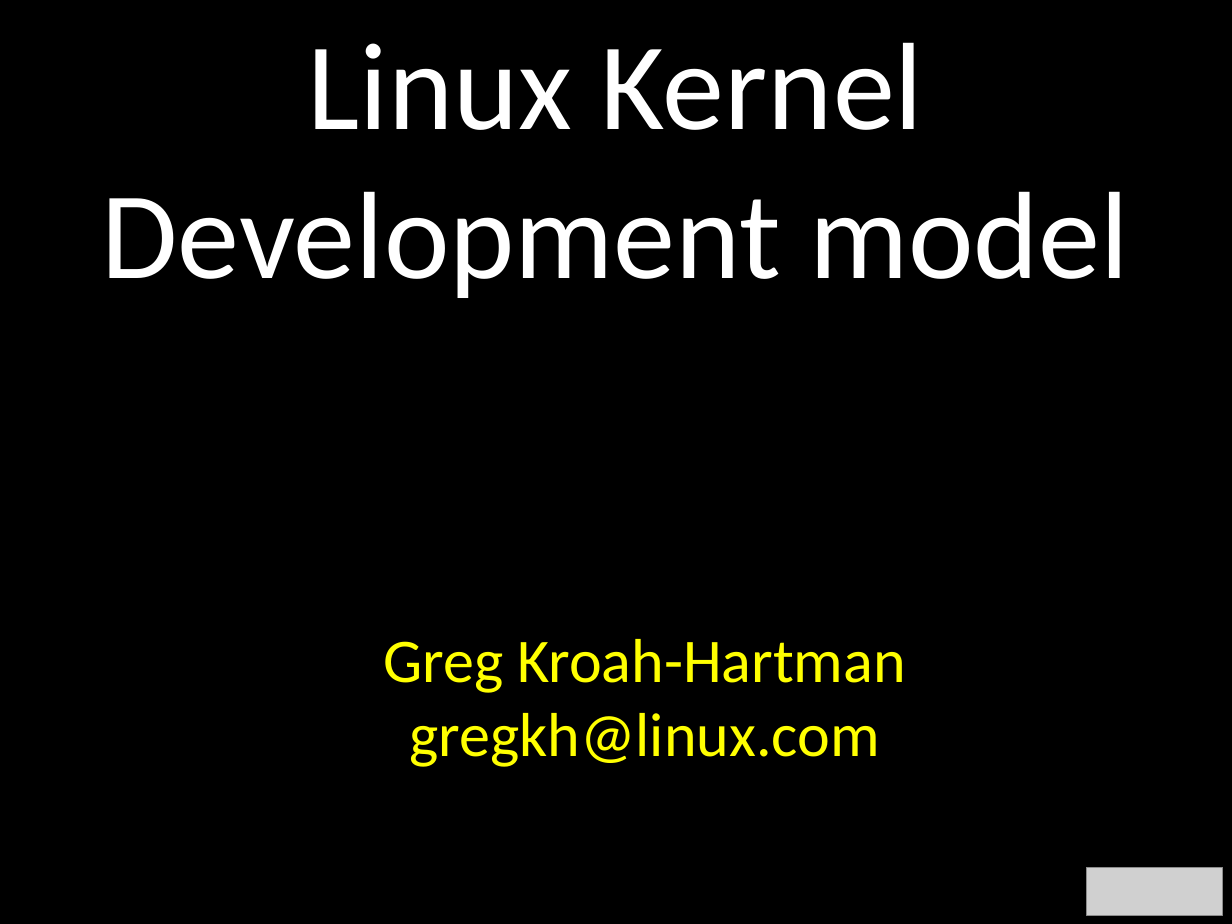
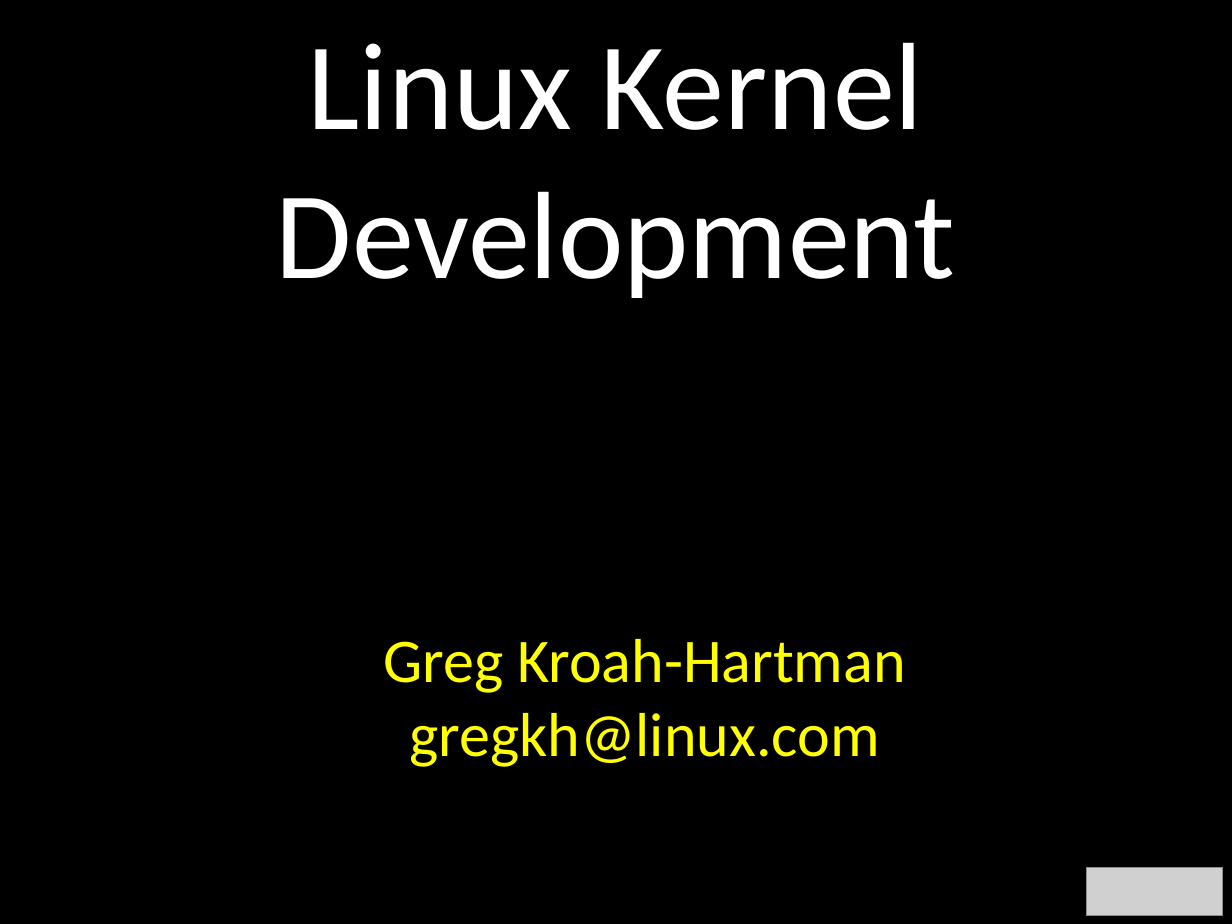
Before and after one commit to gregkh/kernel-development, a slide deck: slide 1 of kernel-development.odp. Drawn at 1232x924 pixels with LibreOffice and Linux fonts; fonts in the diff are those of the drawing; grey boxes stand for pictures. Boxes give left, top, right and bottom in pixels: in the first picture for what was removed or moved away, otherwise in the second. Text is boxed around its words. In the diff, an @@ line names an element or a change of style, - is before the commit and + after.

```diff
--- a/kernel-development.odp
+++ b/kernel-development.odp
@@ text at [276, 42, 956, 298]: text changed @@
-Linux Kernel Development model
+Linux Kernel Development
```
Also in this commit, not shown: 10 other slides changed, 1 slide added, 1 slide removed, 1 other file.
